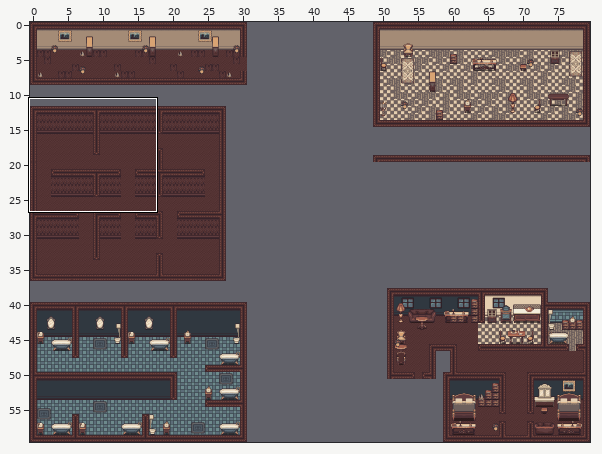
Two states of a Tiled map, lwjgl3/src/main/resources/mapas/CasaFOY.tmx. The picture above shows the old version from afar; the outline marks the close-up.
Close-up. First the earlier version:
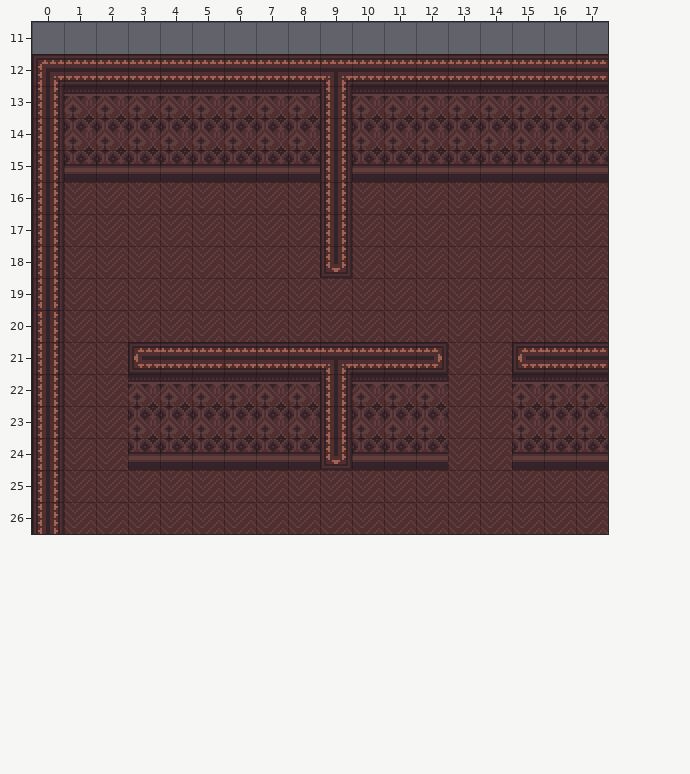
Cells are 16x16 px. Shown: x 0..17, y 11..26. The commit also changed other parts of the map, which this record leaves out.
And afterwards:
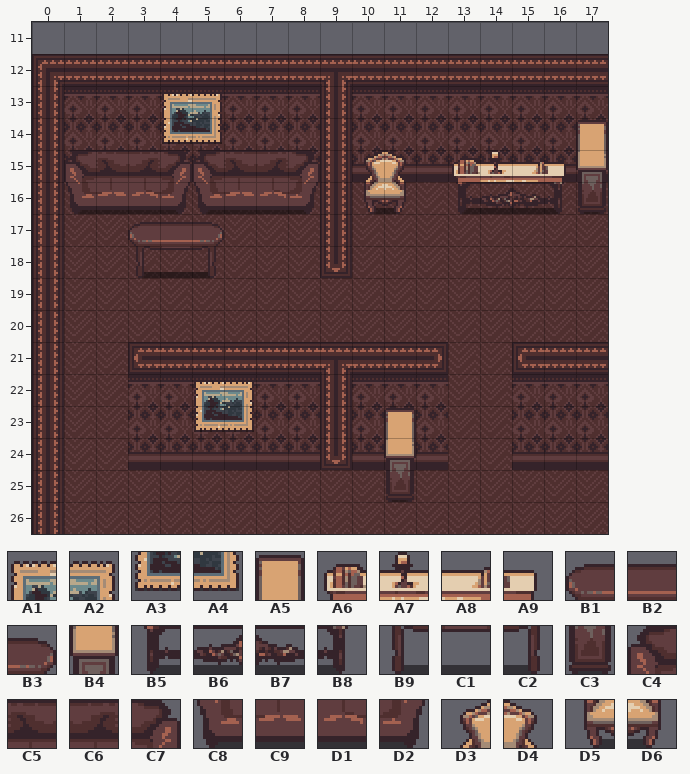
Key: from "Muebles y Paredes": A1 16, A2 17, A3 31, A4 32, A5 55, A6 60, A7 61, A8 62, A9 63, B1 67, B2 68, B3 69, B4 70, B5 75, B6 76, B7 77, B8 78, B9 82, C1 83, C2 84, C3 85, C4 90, C5 91, C6 92, C7 93, C8 105, C9 106, D1 107, D2 108, D3 120, D4 121, D5 135, D6 136.
__ is an empty cell.
Diff:
Layer "ventanas y otros":
y 13: x 4..5 __ __ -> A1 A2
y 14: x 4..5 __ __ -> A3 A4; x 17 __ -> A5
y 15: x 17 __ -> B4
y 16: x 17 __ -> C3
y 22: x 5..6 __ __ -> A1 A2
y 23: x 5..6 __ __ -> A3 A4; x 11 __ -> A5
y 24: x 11 __ -> B4
y 25: x 11 __ -> C3
Layer "muebles principales":
y 15: x 1..8 __ __ __ __ __ __ __ __ -> C4 C5 C6 C7 C4 C5 C6 C7; x 10..11 __ __ -> D3 D4; x 13..16 __ __ __ __ -> A6 A7 A8 A9
y 16: x 1..8 __ __ __ __ __ __ __ __ -> C8 C9 D1 D2 C8 C9 D1 D2; x 10..11 __ __ -> D5 D6; x 13..16 __ __ __ __ -> B5 B6 B7 B8
y 17: x 3..5 __ __ __ -> B1 B2 B3
y 18: x 3..5 __ __ __ -> B9 C1 C2
Boxes around the changes in both close-ups, in picture pixels (x1, y1, x2, y2):
added: (64, 94, 320, 278)
added: (452, 120, 608, 214)
added: (364, 150, 406, 214)
added: (194, 382, 254, 432)
added: (384, 408, 416, 502)
